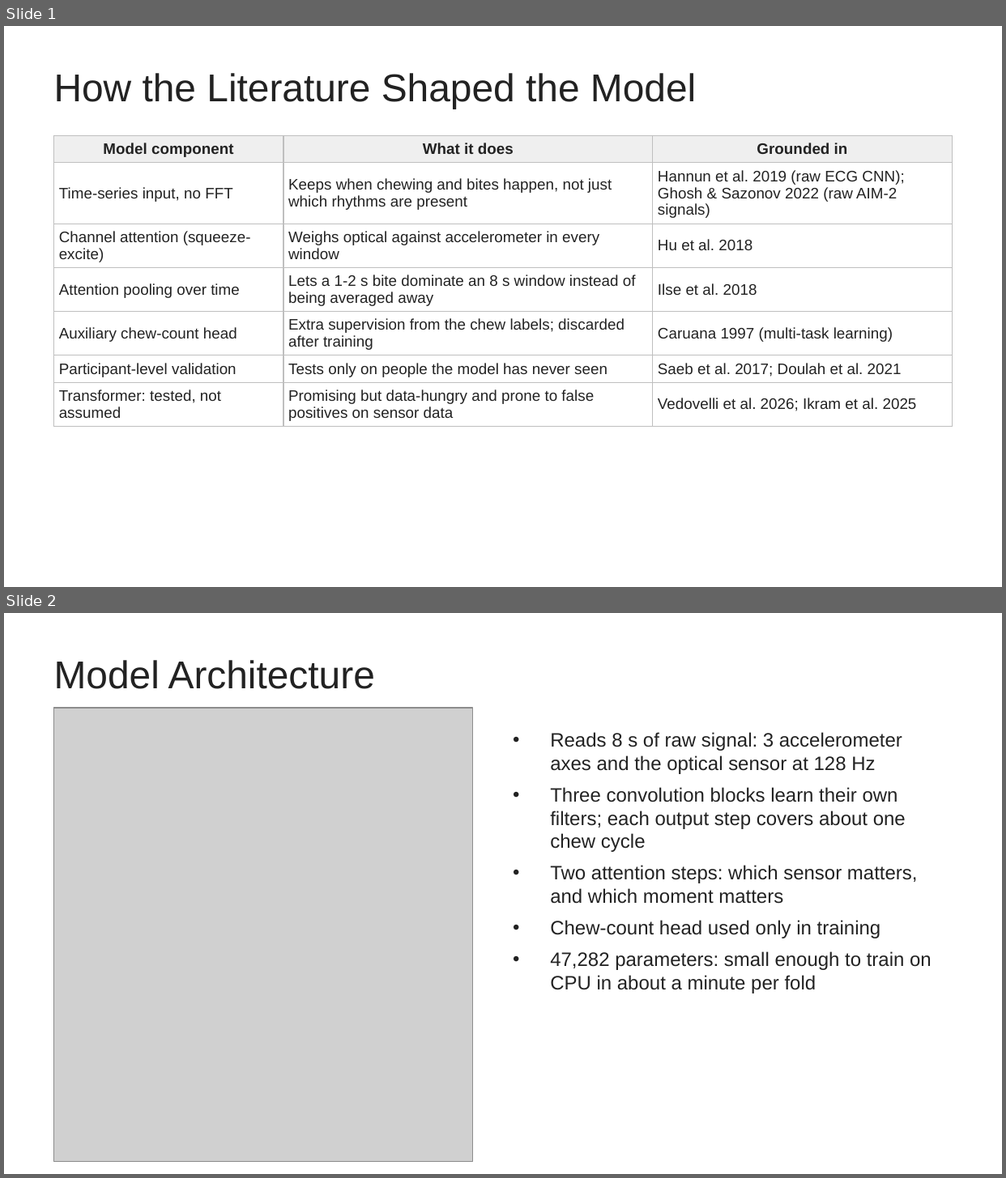
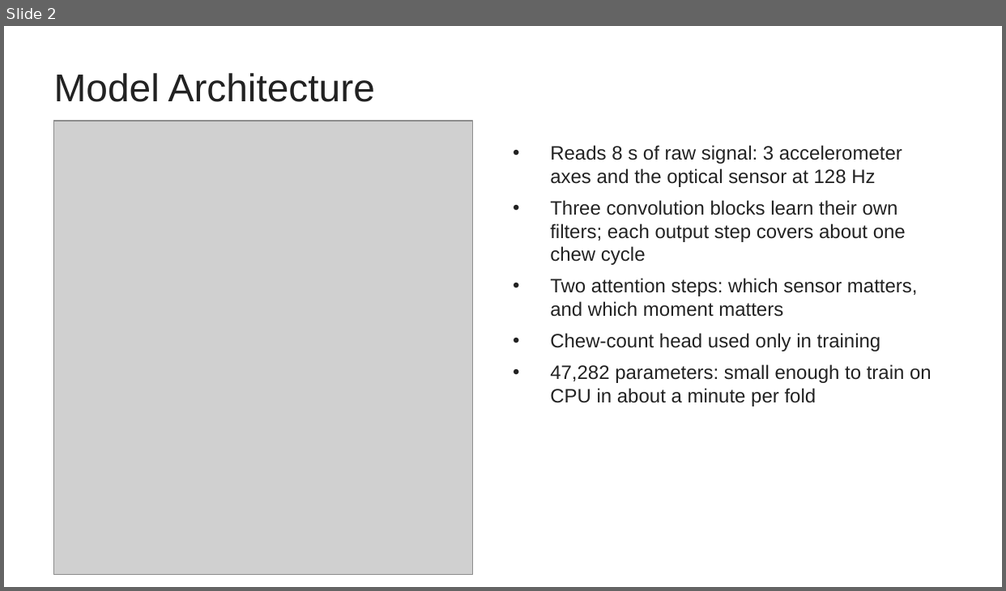
Before and after one commit to Cadunlea/Research_Directory, a slide deck: docs/presentation/lab_meeting_new_slides.pptx. Shown one above the other, each under a label of ours: slides 1 and 2 before the commit, slide 2 after it. The pictures are 1006x1178 and 1006x591 pixels, drawn with LibreOffice and Linux fonts; fonts in the diff are those of the drawing; grey boxes stand for pictures. Boxes give left, top, right and bottom in pixels: in the first picture for what was removed or moved away, otherwise in the second. Text is boxed around its words. In the diff, an @@ line names an element or a change of style, - is before the commit and + after.

```diff
--- a/docs/presentation/lab_meeting_new_slides.pptx
+++ b/docs/presentation/lab_meeting_new_slides.pptx
@@ slide 1 removed at [4, 26, 1002, 587], background #FFFFFF @@
@@ text removed at [54, 73, 696, 109] @@
-How the Literature Shaped the Model
@@ table removed at [54, 136, 952, 425], 7 rows, 3 columns @@
-Model component | What it does | Grounded in
-Time-series input, no FFT | Keeps when chewing and bites happen, not just which rhythms are present | Hannun et al. 2019 (raw ECG CNN); Ghosh & Sazonov 2022 (raw AIM-2 signals)
-Channel attention (squeeze-excite) | Weighs optical against accelerometer in every window | Hu et al. 2018
-Attention pooling over time | Lets a 1-2 s bite dominate an 8 s window instead of being averaged away | Ilse et al. 2018
-Auxiliary chew-count head | Extra supervision from the chew labels; discarded after training | Caruana 1997 (multi-task learning)
-Participant-level validation | Tests only on people the model has never seen | Saeb et al. 2017; Doulah et al. 2021
-Transformer: tested, not assumed | Promising but data-hungry and prone to false positives on sensor data | Vedovelli et al. 2026; Ikram et al. 2025
```
Also in this commit, not shown: 1 slide added, 1 other file.
